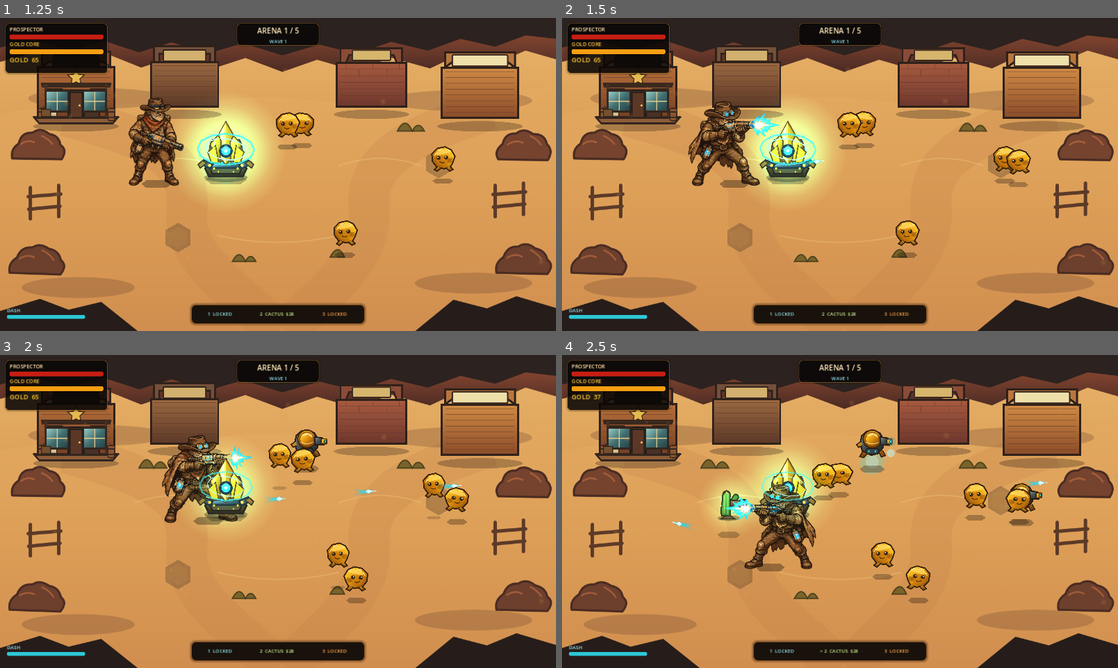
Above: before the commit, frames 1-4 (two rows, left to right).
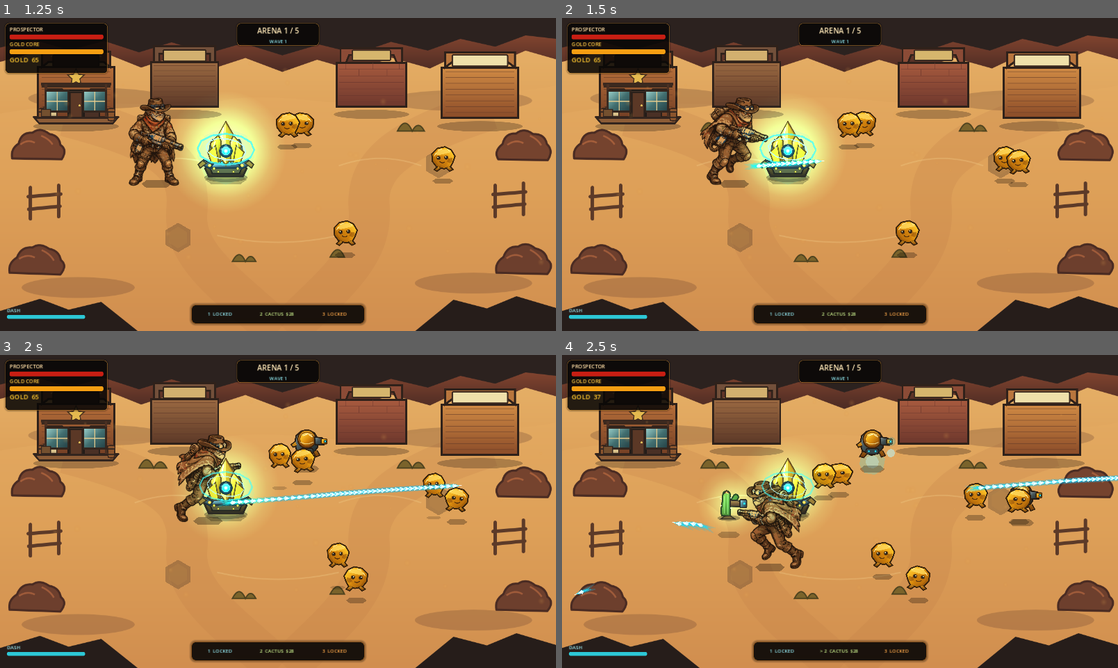
Above: after the commit, the same moments.

Repository: motomotoo1997-art/monster-quest
Game: Godot game, scene res://scenes/main/Main.tscn
Two runs of this game, one before a commit and one after it. Both use one fixed random seed, a clock stepped at 60 frames per second and the inputs below.
Inputs (mouse positions are in pixels of both pictures, inside the frame that each line leads up to):
- Up to frame 1 (1.25 s): click "START RUN" at 0.5 s
- Up to frame 2 (1.5 s): tap Enter at 1.25 s; move the mouse to (962, 158) at 1.27 s; press the mouse at (962, 158) at 1.28 s; hold D (move_right) from 1.28 s (still down)
- Up to frame 3 (2 s): keep holding D (move_right)
- Up to frame 4 (2.5 s): move the mouse to (728, 527) at 2.02 s; release D (move_right) at 2.03 s; release the mouse at (728, 527) at 2.03 s; hold S (move_down) from 2.03 s (still down); tap E (ability_e) at 2.1 s; click (728, 527) at 2.3 s

Frame 1 is identical in both runs. In frame 2, 2.5% of the frame differs, in the area x 22-46%, y 25-54%; in frame 3, 2.6%; in frame 4, 2.9%, in the area x 2-100%, y 38-77%.
Error after the commit: Invalid assignment of property or key 'pierce_remaining' with value of type 'int' on a base object of type 'Area2D (ProjectileComponent)'. (res://scripts/compo…

Commit message:
feat: pass piercing budget into player projectiles

Diff:
--- a/gold-rush-roguelike/scripts/components/weapon_component.gd
+++ b/gold-rush-roguelike/scripts/components/weapon_component.gd
@@ -14,6 +14,7 @@
 var speed_multiplier: float = 1.0
 var crit_chance: float = 0.0
 var crit_multiplier: float = 2.0
+var projectile_pierce: int = 0
 var _cooldown_remaining: float = 0.0
 
 
@@ -63,6 +64,7 @@
 		shot_damage,
 		owner_team
 	)
+	projectile_component.pierce_remaining = projectile_pierce
 	mark_fired()
 	fired.emit(projectile)
 	return true
@@ -82,3 +84,7 @@
 
 func set_crit_chance(value: float) -> void:
 	crit_chance = clampf(value, 0.0, 1.0)
+
+
+func add_projectile_pierce(amount: int) -> void:
+	projectile_pierce = maxi(projectile_pierce + amount,0)
